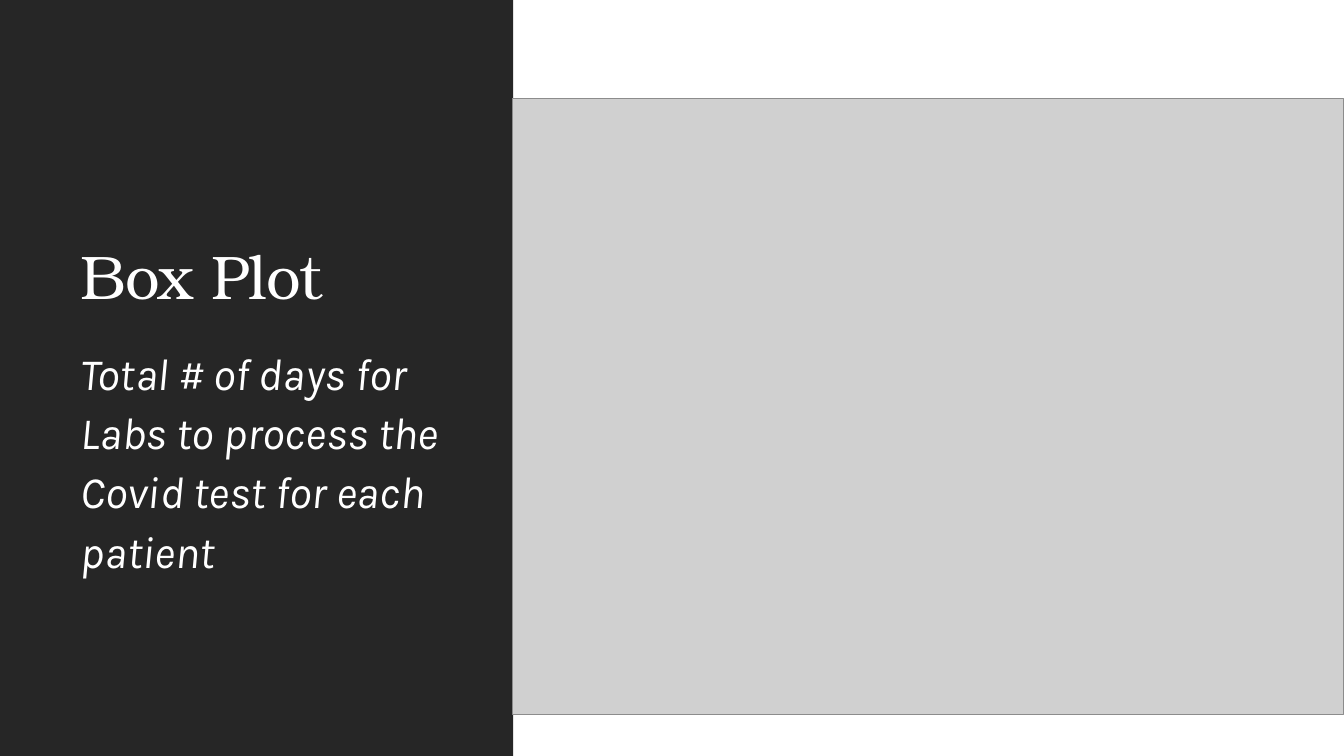
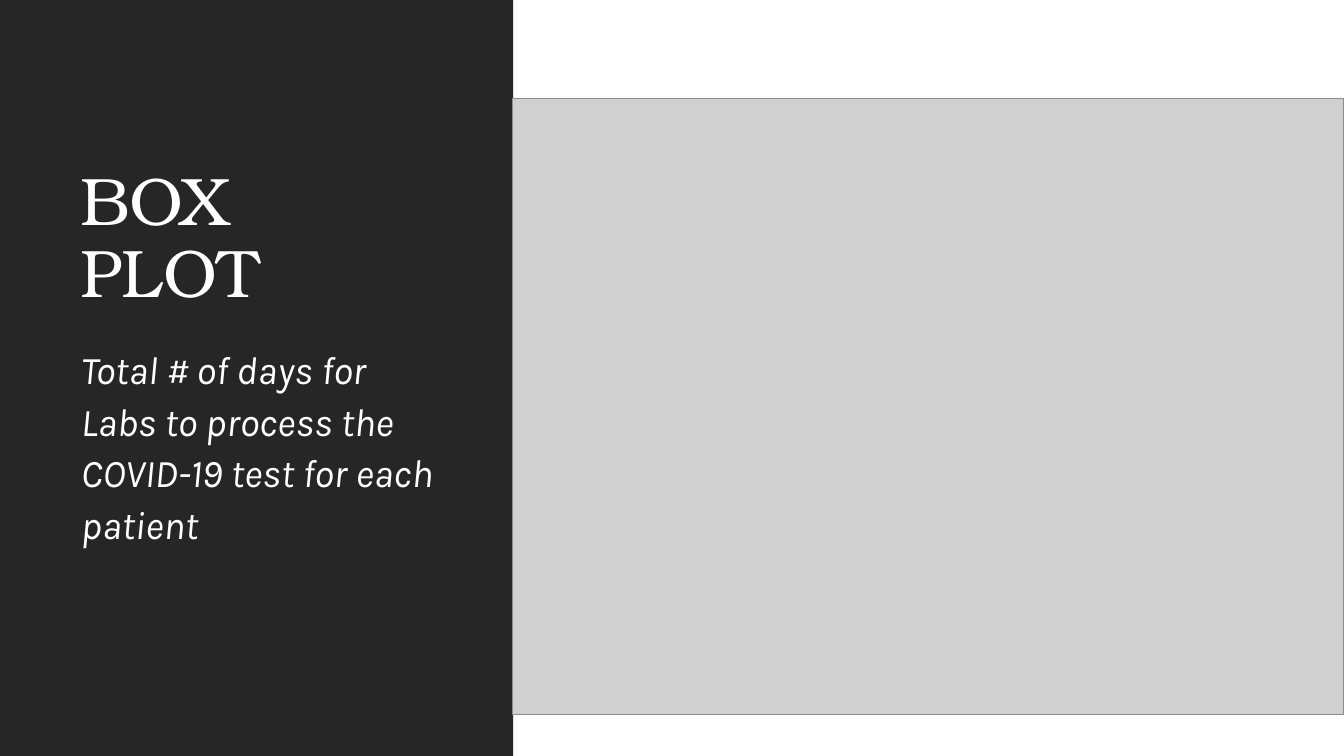
Before and after one commit to mgmboyd/DataAnalytics-Project3, a slide deck: slide 24 of Data Analytics- Project3 Team7 Final Draft.pptx. Drawn at 1344x756 pixels with LibreOffice and Linux fonts; fonts in the diff are those of the drawing; grey boxes stand for pictures. Boxes give left, top, right and bottom in pixels: in the first picture for what was removed or moved away, otherwise in the second. Text is boxed around its words. In the diff, an @@ line names an element or a change of style, - is before the commit and + after.

```diff
--- a/Data Analytics- Project3 Team7 Final Draft.pptx
+++ b/Data Analytics- Project3 Team7 Final Draft.pptx
@@ title at box(81, 178, 259, 298): text changed; size 44 to 48 pt @@
-Box Plot
+BOX
+PLOT
@@ text at box(81, 357, 433, 549): text changed; size 32 to 28 pt @@
-Total # of days for Labs to process the Covid test for each patient
+Total # of days for Labs to process the COVID-19 test for each patient
```
Also in this commit, not shown: 14 other slides changed, 2 slides added, 1 slide removed.
